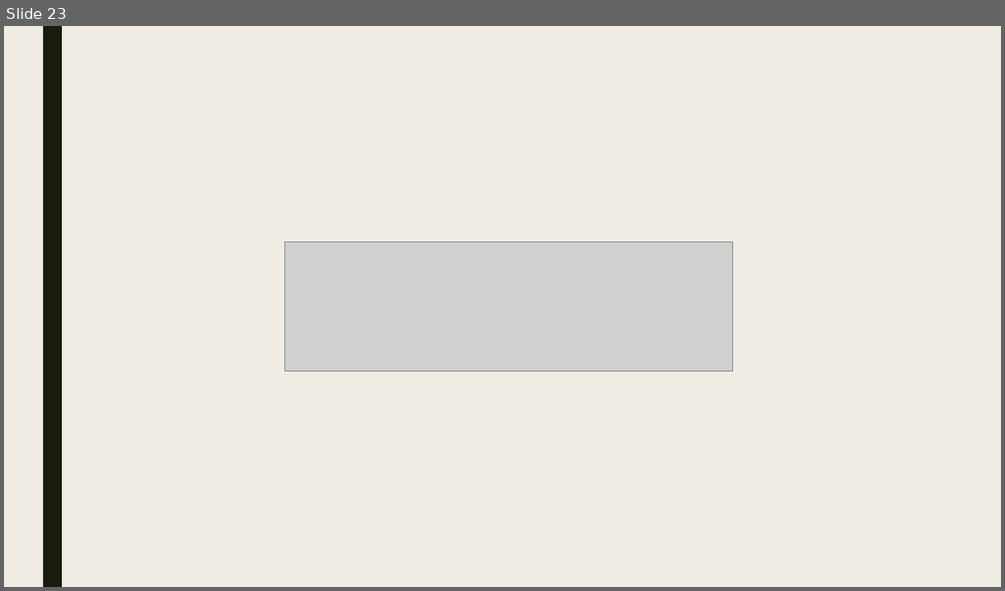
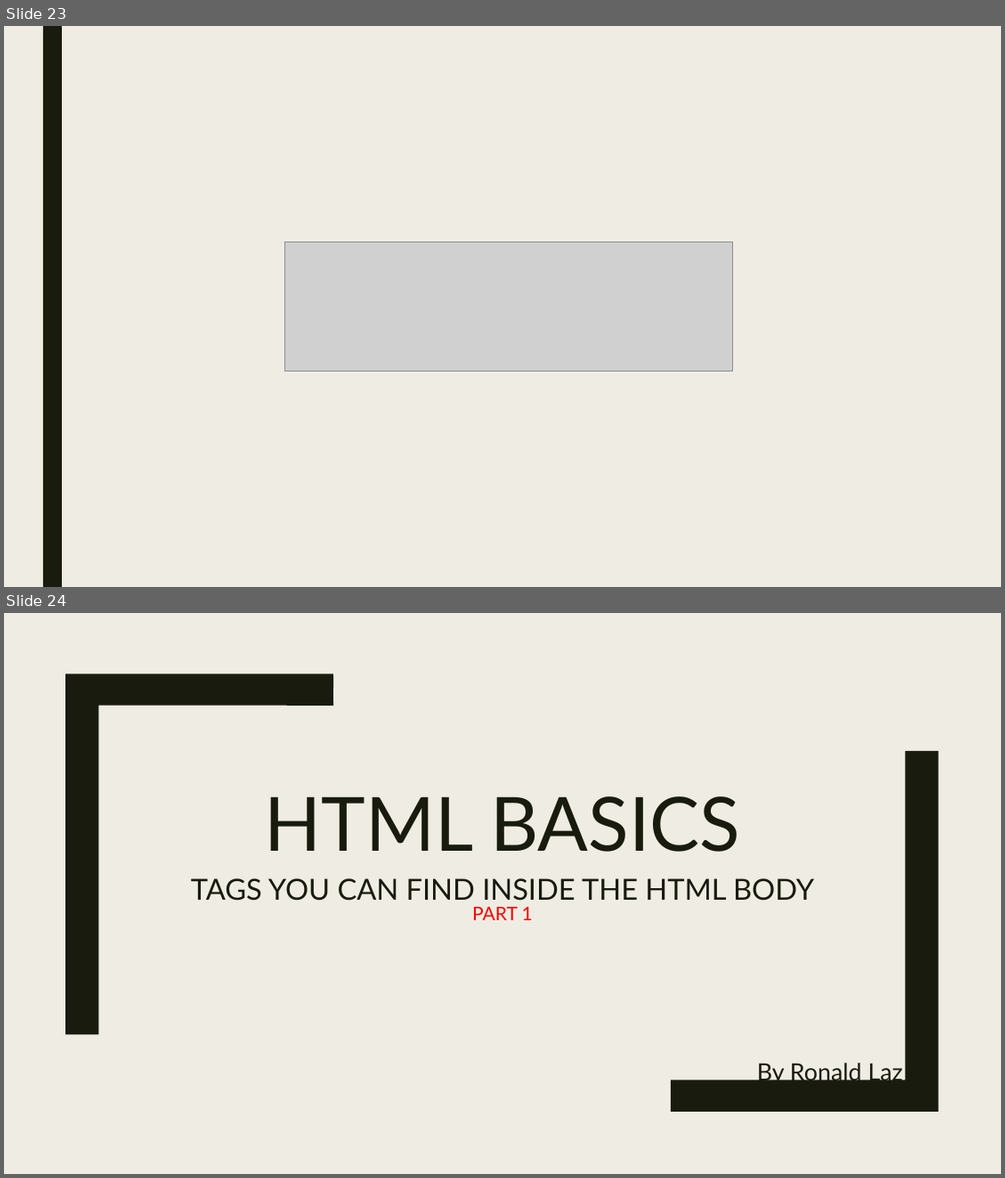
Before and after one commit to lexus654/basic_HTML-CSS_tutorial, a slide deck: HTML BASICS.pptx. Shown one above the other, each under a label of ours: slide 23 before the commit, slides 23 and 24 after it. The pictures are 1005x591 and 1005x1178 pixels, drawn with LibreOffice and Linux fonts; fonts in the diff are those of the drawing; grey boxes stand for pictures. Boxes give left, top, right and bottom in pixels: in the first picture for what was removed or moved away, otherwise in the second. Text is boxed around its words. In the diff, an @@ line names an element or a change of style, - is before the commit and + after.

```diff
--- a/HTML BASICS.pptx
+++ b/HTML BASICS.pptx
@@ slide 24 added at bbox=[4, 613, 1001, 1174], background #EFEDE3 @@
@@ freeform shape added at bbox=[65, 674, 333, 1034], fill #191B0E @@
@@ freeform shape added at bbox=[671, 751, 938, 1111], fill #191B0E @@
@@ title added at bbox=[265, 796, 740, 852], 72 pt, text #191B0E @@
+HTML BASICS
@@ text added at bbox=[191, 878, 814, 900], 28 pt, text #191B0E @@
+TAGS YOU CAN FIND INSIDE THE HTML BODY
@@ text added at bbox=[472, 907, 533, 920], 18 pt, text #FF0000 @@
+PART 1
@@ subtitle added at bbox=[757, 1062, 903, 1085], 23 pt, text #191B0E @@
+By Ronald Laz
```
Also in this commit, not shown: 7 other slides added, 1 other file.
